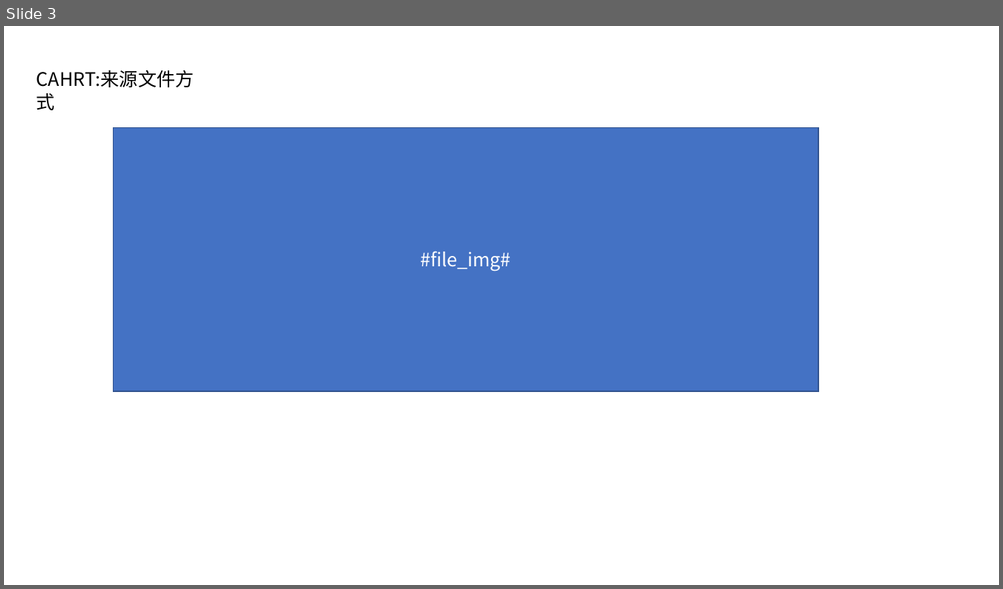
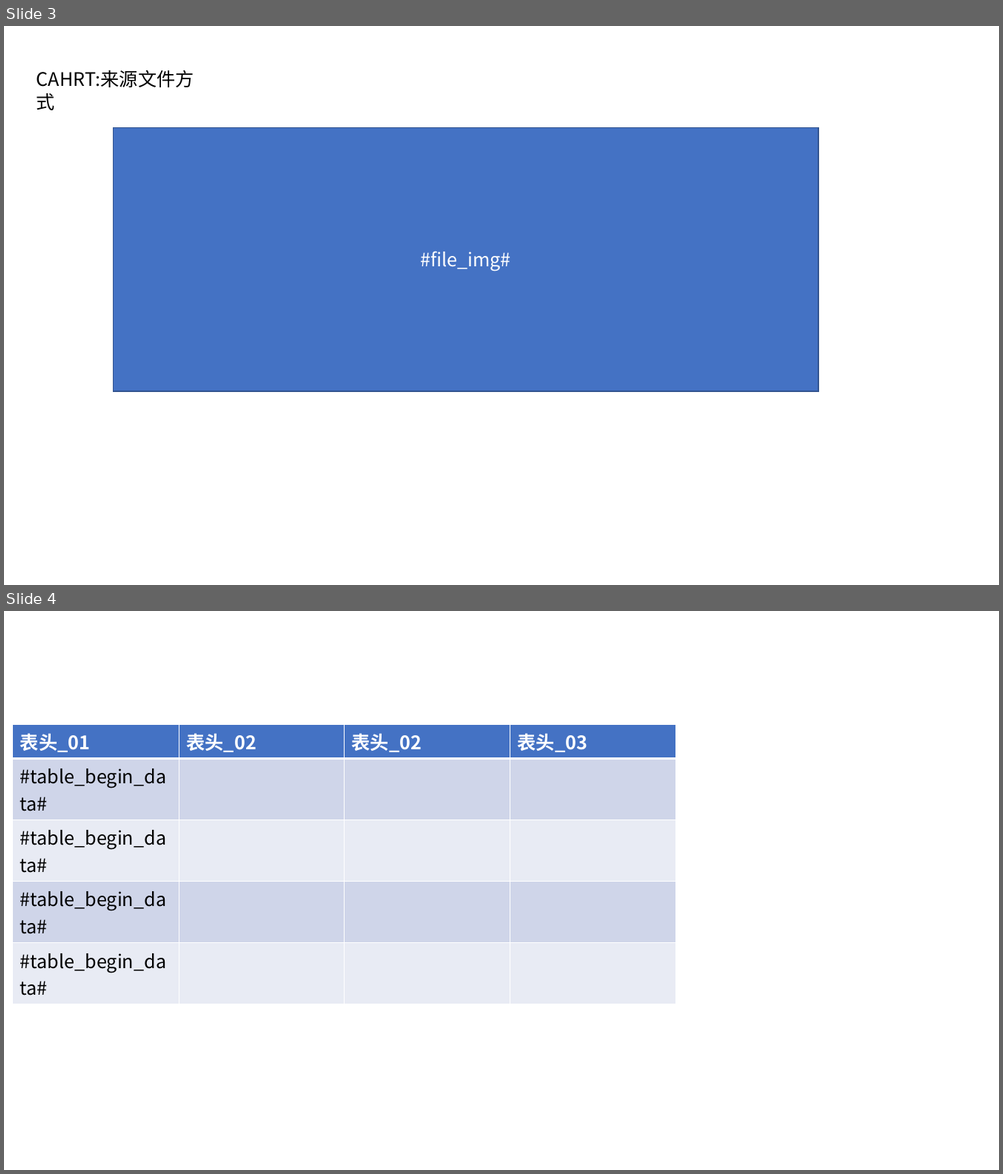
Before and after one commit to licunzhi/spring_demo_ppt, a slide deck: src/main/resources/pptModel/template.pptx. Shown one above the other, each under a label of ours: slide 3 before the commit, slides 3 and 4 after it. The pictures are 1003x589 and 1003x1174 pixels, drawn with LibreOffice and Linux fonts; fonts in the diff are those of the drawing. Boxes give left, top, right and bottom in pixels: in the first picture for what was removed or moved away, otherwise in the second. Text is boxed around its words. In the diff, an @@ line names an element or a change of style, - is before the commit and + after.

```diff
--- a/src/main/resources/pptModel/template.pptx
+++ b/src/main/resources/pptModel/template.pptx
@@ slide 4 added at box(4, 611, 999, 1170), background #FFFFFF @@
@@ table added at box(13, 724, 675, 976), 5 rows, 4 columns @@
+表头_01 | 表头_02 | 表头_02 | 表头_03
+#table_begin_data# |  |  | 
+#table_begin_data# |  |  | 
+#table_begin_data# |  |  | 
+#table_begin_data# |  |  | 
```
Also in this commit, not shown: 5 other files.
